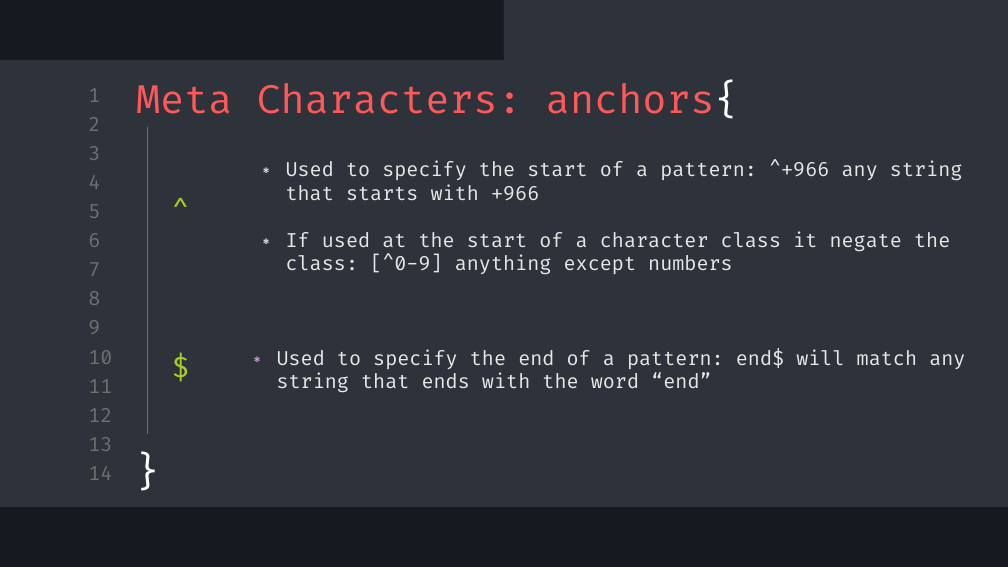
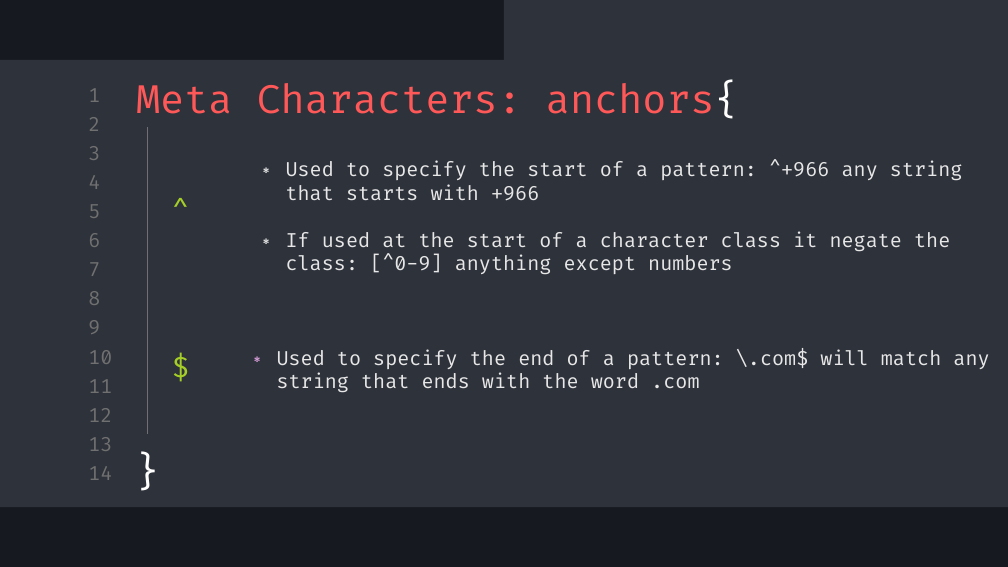
Before and after one commit to SaadGhazai/regex, a slide deck: slide 5 of regex_slides.pptx. Drawn at 1008x567 pixels with LibreOffice and Linux fonts; fonts in the diff are those of the drawing. Boxes give left, top, right and bottom in pixels: in the first picture for what was removed or moved away, otherwise in the second. Text is boxed around its words. In the diff, an @@ line names an element or a change of style, - is before the commit and + after.

```diff
--- a/regex_slides.pptx
+++ b/regex_slides.pptx
@@ text at box(277, 349, 989, 393): text changed @@
-∗ Used to specify the end of a pattern: end$ will match any string that ends with the word “end”
+∗ Used to specify the end of a pattern: \.com$ will match any string that ends with the word .com
```
Also in this commit, not shown: 2 other slides changed, 2 other files.
